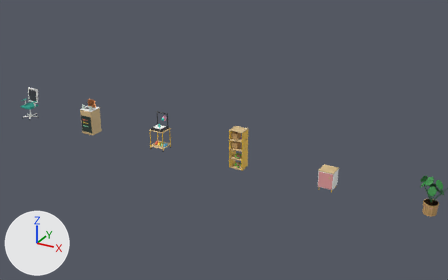
Two versions of the glTF model assets/models/OfficeStartup.glb, one commit apart.
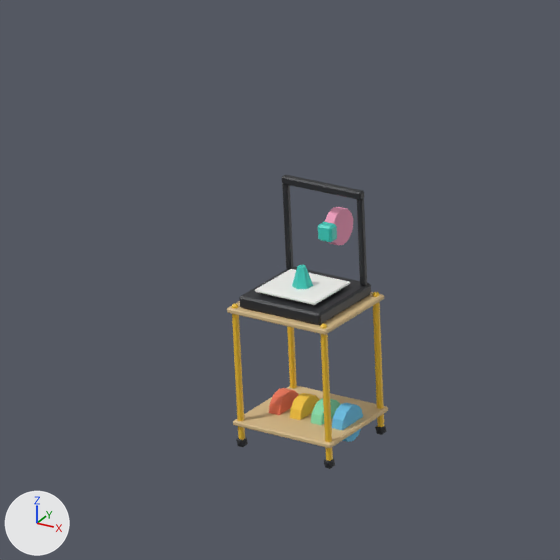
Each version appears first from a camera (50 mm lens) standing at (116.2, -79.7, 44.1) and looking at (69.8, 4.7, 1.8), and next in a close-up on the part from 26% to 44% of the width and 31% to 59% of the height. Every picture has the same lights, and +X, +Y and +Z are marked at lower left. The first two pictures are the older version. Vertices at exactly the same position are counted once.

The first close-up shows 'Printer'.
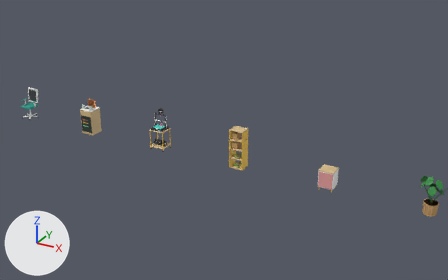
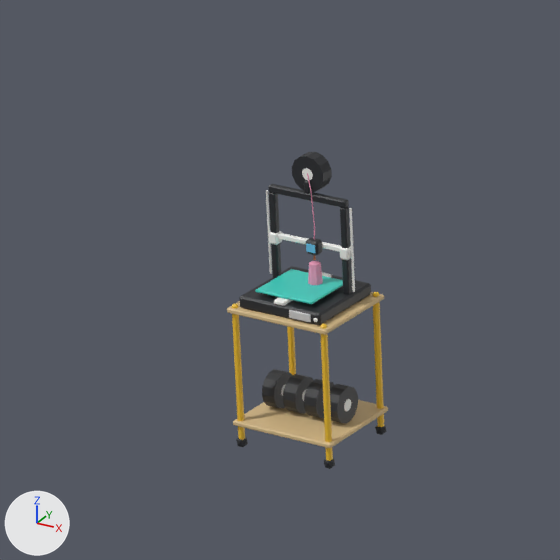
Where the change shows, as pixel boxes [x1, y1, x2, y2] in the close-ups (560 x 560 px; the box of a moved part takes in the faces that stretch with it):
'Printer', reshaped (8% taller): before [227, 175, 388, 469]; after [227, 152, 388, 469]
part 1 of me_printer, added (black): after [262, 369, 293, 409]
part 2 of me_printer, added (black): after [283, 374, 313, 414]
part 3 of me_printer, added (black): after [304, 379, 334, 418]
part 4 of me_printer, added (black): after [330, 384, 358, 423]
part 5 of me_printer, moved or reshaped: before [318, 222, 337, 242]; after [306, 238, 322, 255]
part 6 of me_printer, added (black): after [292, 152, 332, 192]
part 7 of me_printer, added: after [344, 399, 351, 411]
part 8 of me_printer, moved or reshaped: before [255, 269, 350, 305]; after [274, 272, 331, 306]
part 9 of me_printer, added: after [266, 190, 272, 274]
part 10 of me_printer, added: after [349, 208, 355, 292]
part 11 of me_printer, moved or reshaped: before [282, 175, 364, 200]; after [278, 233, 341, 252]
part 12 of me_printer, added: after [302, 168, 313, 180]
part 13 of me_printer, added: after [308, 261, 323, 285]
part 14 of me_printer, deleted: before [269, 183, 367, 442]
part 15 of me_printer, added: after [255, 173, 352, 322]

The change, as a diff of the scene's bpy script:
```diff
--- a/assets/models/OfficeStartup.glb.py
+++ b/assets/models/OfficeStartup.glb.py
@@ me_printer @@
 # used by ob_printer; location = (60.0, 0.0, 0.0)
-me_printer.from_pydata(...)  # 468 vertices, 848 faces; spans x -1.4..1.4, y -1.25..1.75, z 0.0..6.3
+me_printer.from_pydata(...)  # 1008 vertices, 1840 faces; spans x -1.4..1.4, y -1.25..1.25, z 0.0..7.18
+# me_printer part 1: a new loose piece, a 14-sided cylinder along x spanning x -1.08..-0.72, y -0.45..0.45, z 0.74..1.61, in mat_dark (black #26282c)
+# me_printer part 2: a new loose piece, a 14-sided cylinder along x spanning x -0.48..-0.12, y -0.45..0.45, z 0.74..1.61, in mat_dark (black #26282c)
+# me_printer part 3: a new loose piece, a 14-sided cylinder along x spanning x 0.12..0.48, y -0.45..0.45, z 0.74..1.61, in mat_dark (black #26282c)
+# me_printer part 4: a new loose piece, a 14-sided cylinder along x spanning x 0.72..1.08, y -0.45..0.45, z 0.74..1.61, in mat_dark (black #26282c)
+# me_printer part 5: the loose piece of 24 vertices spanning x 0.05..0.45, y 0.5..0.8, z 5.0..5.4 is scaled about its middle by (0.853, 0.794, 0.853), then moved by (-0.05, -0.5, -0.2), in mat_dark (black #26282c)
+# me_printer part 6: a new loose piece, a 14-sided cylinder along y spanning x -0.44..0.44, y 0.3..0.65, z 6.28..7.18, in mat_dark (black #26282c)
+# me_printer part 7: a new loose piece, a 14-sided cylinder along x spanning x 0.72..1.08, y -0.15..0.15, z 1.03..1.32, in mat_white (white #f6f6f2)
+# me_printer part 8: the loose piece of 24 vertices spanning x -0.85..0.85, y -0.85..0.65, z 4.0..4.06 is scaled about its middle by (0.163, 1.33, 1.78), then moved by (0.0, 0.0, -0.05)
+# me_printer part 9: a new loose piece, a 6-sided cylinder along z spanning x -1.201..-1.149, y 0.27..0.33, z 4.0..6.1, in mat_white (white #f6f6f2)
+# me_printer part 10: a new loose piece, a 6-sided cylinder along z spanning x 1.149..1.201, y 0.27..0.33, z 4.0..6.1, in mat_white (white #f6f6f2)
+# me_printer part 11: the loose piece of 24 vertices spanning x -1.12..1.12, y 0.8..1.0, z 6.1..6.3 is scaled about its middle by (0.898, 0.66, 0.66), then moved by (0.0, -0.6, -1.19), in mat_white (white #f6f6f2)
+# me_printer part 12: a new loose piece, a 14-sided cylinder along y spanning x -0.15..0.15, y 0.3..0.65, z 6.58..6.88, in mat_white (white #f6f6f2)
+# me_printer part 13: a new loose piece, an 8-sided cut cone along z (radius 0.18 at the low end, 0.14 at the high end) spanning x 0.02..0.38, y -0.03..0.32, z 4.09..4.59, in mat_pink (pink #f4a0c0)
+# me_printer part 14: 8 loose pieces with 180 vertices, spanning x -1.12..1.2, y -0.45..1.75, z 0.27..6.12, are deleted
+# me_printer part 15: 236 vertices added at x -1.12..1.12, y -1.13..0.6, z 3.68..6.76
+# other edits to the shape of me_printer do not show in these pictures
 me_printer.materials.append(mat_steel)
@@ me_printer @@
 me_printer.materials.append(mat_pink)
+me_printer.materials.append(mat_screen)  # light grey #cccccc
+me_printer.materials.append(mat_copper)  # orange #c07a4a
```
